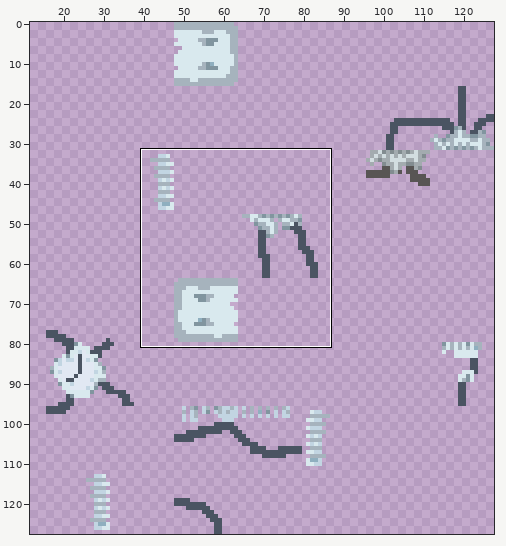
Edited in one commit: sprite sheet (Sprites/silver.png). The first picture is a wide view before the edit; the outline marks the close-up.
Close-up. First the earlier version:
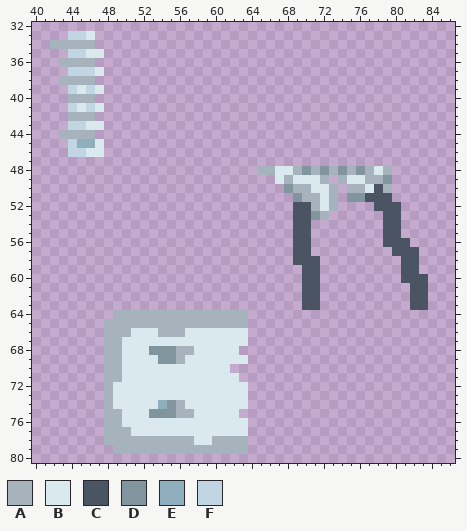
The file is 128x128 pixels. Shown: x 40..86, y 32..80. The wide view leaves out empty margins. The commit also changed other parts of the picture, which this record leaves out.
Palette (. is transparent): A #a6b3bd  B #d9e9ee  C #4a5462  D #81959f  E #8fafbf  F #c2d5e2
Pixels before, first column x 42:
33 ..FFB.....................................
34 AAAAA.....................................
35 ..FFBB....................................
36 .AAAA.....................................
37 ..FFFB....................................
38 .AAAA.....................................
39 ..FBFB....................................
40 ..AAA.....................................
41 ..FBFB....................................
42 ..AAA.....................................
43 ..FFBB....................................
44 .AAAA.....................................
45 ..FEEB....................................
46 ..FFBB....................................
47 ..........................................
48 .......................AABBADADADADABA....
49 .........................BABBBA.ABBAAD....
50 ..........................DAABBA.AABCA....
51 ...........................DAABA.DDCCC....
52 ...........................CCABA....CCC...
53 ...........................CCDA......CC...
54 ...........................CC........CC...
55 ...........................CC........CC...
56 ...........................CC........CCC..
57 ...........................CC.........CCC.
58 ...........................CCC.........CC.
59 ............................CC.........CC.
60 ............................CC.........CCC
61 ............................CC..........CC
62 ............................CC..........CC
63 ............................CC..........CC
64 .......AAAAAAAAAAAAAAA....................
65 ......AAAAAAAAAAAAAAAA....................
66 ......AAABBBAAABBBBBBB....................
67 ......AABBBBBBBBBBBBBB....................
68 ......AABBBDDDAABBBBB.....................
69 ......AABBBBDDABBBBBBB....................
70 ......AABBBBBBBBBBBB......................
71 ......AABBBBBBBBBBBBB.....................
72 ......ABBBBBBBBBBBBBBB....................
73 ......ABBBBBBBBBBBBBBB....................
74 ......ABBBBBEDABBBBBBB....................
75 ......AABBBDDDAABBBBB.....................
76 ......AABBBBBBBBBBBBBB....................
77 ......AAABBBBBBBBBBBBB....................
78 ......AAAAAAAAAABBAAAA....................
79 .......AAAAAAAAAAAAAAA....................
After the commit:
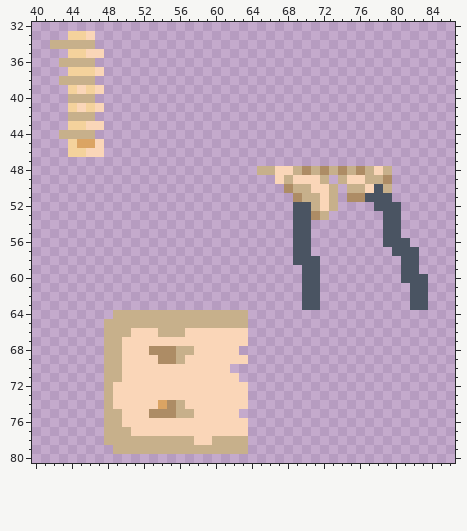
From old to new:
colour A: #a6b3bd -> #c7b08b
colour B: #d9e9ee -> #fad6b8
colour D: #81959f -> #ad8c65
colour E: #8fafbf -> #dba463
colour F: #c2d5e2 -> #f4d29c
